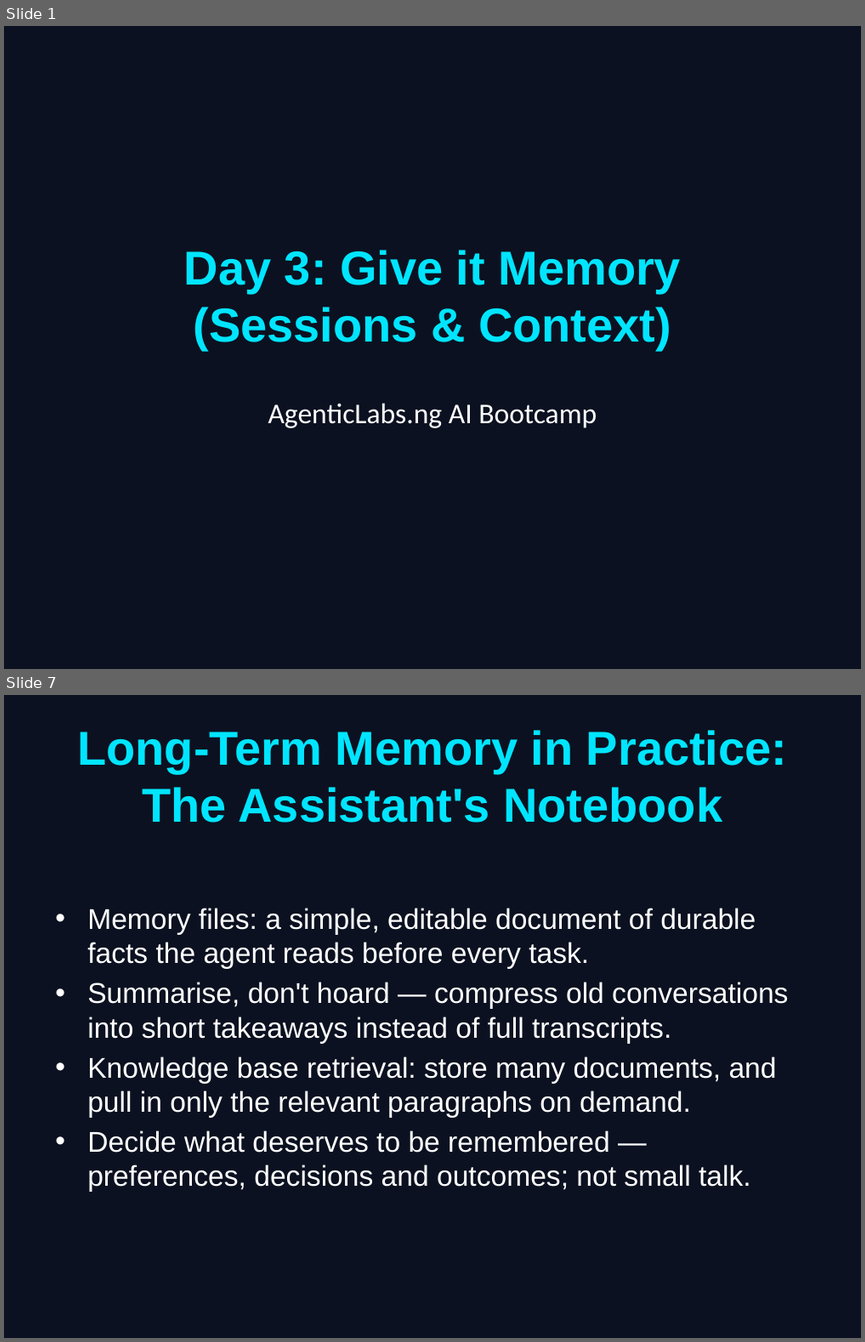
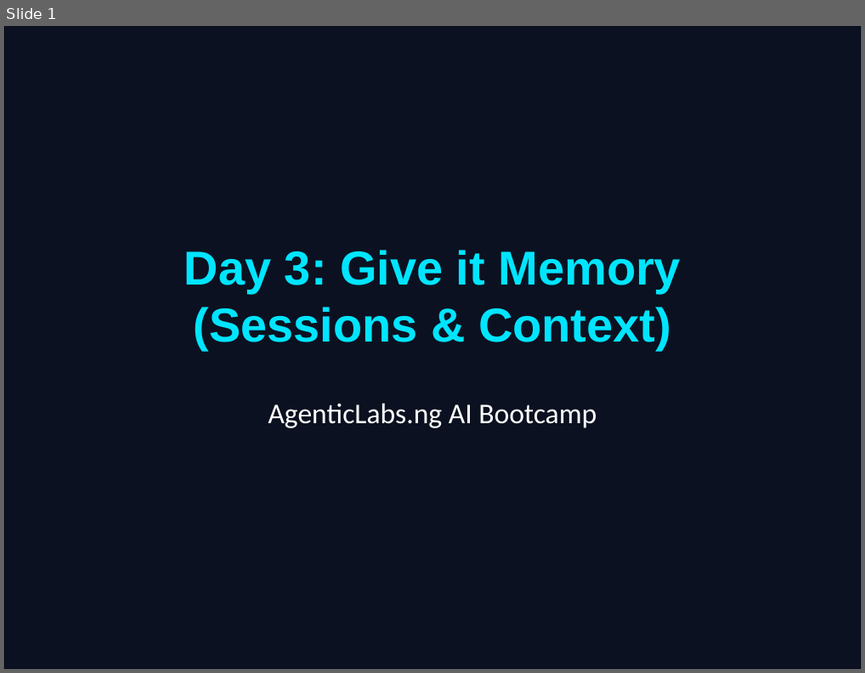
Before and after one commit to INTeniola/agentic-courses, a slide deck: ai-beginner-bootcamp-outline/day_3/Day_3_Slides.pptx. Shown one above the other, each under a label of ours: slides 1 and 7 before the commit, slide 1 after it; the slides between them are not shown. The pictures are 865x1342 and 865x673 pixels, drawn with LibreOffice and Linux fonts; fonts in the diff are those of the drawing. Boxes give left, top, right and bottom in pixels: in the first picture for what was removed or moved away, otherwise in the second. Text is boxed around its words. In the diff, an @@ line names an element or a change of style, - is before the commit and + after.

```diff
--- a/ai-beginner-bootcamp-outline/day_3/Day_3_Slides.pptx
+++ b/ai-beginner-bootcamp-outline/day_3/Day_3_Slides.pptx
@@ slide 7 removed at [4, 695, 861, 1338], background #0B1120 @@
@@ title removed at [77, 730, 787, 823] @@
-Long-Term Memory in Practice: The Assistant's Notebook
@@ text removed at [87, 907, 788, 1191] @@
-• Memory files: a simple, editable document of durable facts the agent reads before every task.
-• Summarise, don't hoard — compress old conversations into short takeaways instead of full transcripts.
-• Knowledge base retrieval: store many documents, and pull in only the relevant paragraphs on demand.
-• Decide what deserves to be remembered — preferences, decisions and outcomes; not small talk.
```
Also in this commit, not shown: 6 slides changed, 2 slides added, 1 other slide removed, 35 other files.
